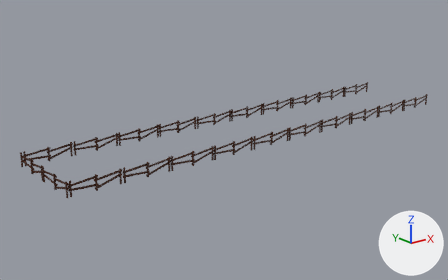
What one commit did to the glTF model public/assets/playground/bowling/fenceStructure.glb.
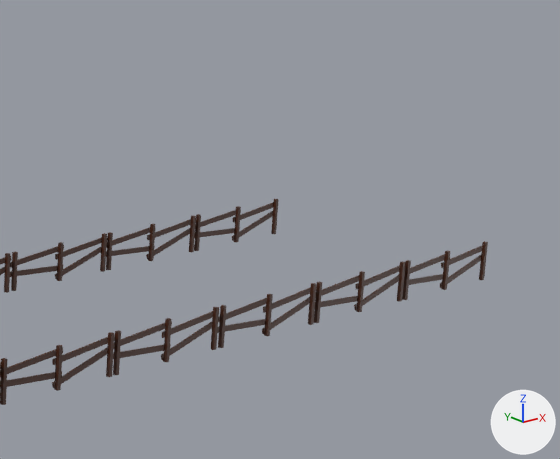
Each version is shown whole from a camera (50 mm lens) standing at (-36.3, -42.5, 16.7) and looking at (-1.0, 1.6, -0.9), then close up on the part from 64% to 100% of the width and 9% to 56% of the height. Arrows for +X, +Y and +Z are at lower right; the lights stay in place. Where no turn or scale is listed for an object, it has been applied to the vertices. Vertices at the same position are counted once.

Objects in the first close-up: 'fence1.011'.
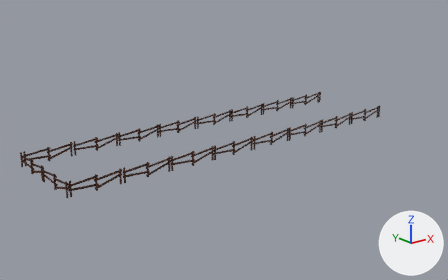
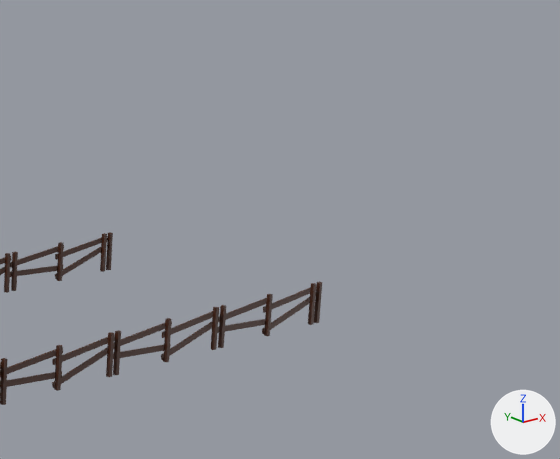
The newer file is also turned or shifted as a whole; pictures and numbers use the older file's frame.

Where the change shows, as pixel boxes (x1, y1, x2, y2) in the close-ups (560 x 459 px):
```json
{"object": "fence1.011", "change": "reshaped", "before": [0, 199, 488, 405], "after": [0, 232, 322, 405]}
{"part": 1, "of": "me_cube_012", "change": "deleted", "before": [106, 199, 488, 312], "on screen": "brown"}
```

The change, as JSON lines over the scene's bpy script:
```json
{"block": "me_cube_012", "where": "# used by ob_fence1_011; location = (0.0, 0.0, 0.5)"}
{"op": "remove", "block": "me_cube_012", "code": "me_cube_012.from_pydata(...)  # 1232 vertices, 1848 faces; spans x -19.7..23.3, y -4.4..4.2, z -0.7..0.6"}
{"op": "add", "block": "me_cube_012", "code": "me_cube_012.from_pydata(...)  # 1024 vertices, 1536 faces; spans x -19.7..14.9, y -4.4..4.2, z -0.7..0.6"}
{"block": "me_cube_012", "change": "me_cube_012 part 1: 26 loose pieces with 208 vertices, spanning x 14.8..23.3, y -4.2..4.2, z -0.7..0.6, are deleted"}
```
